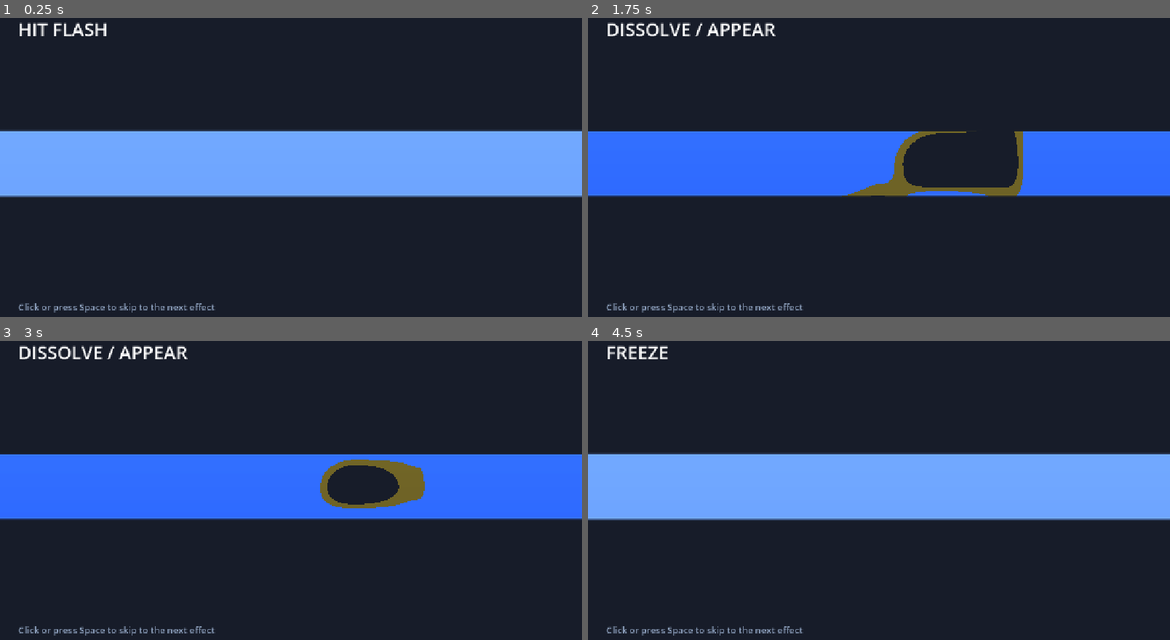
Above: before the commit, frames 1-4 (two rows, left to right).
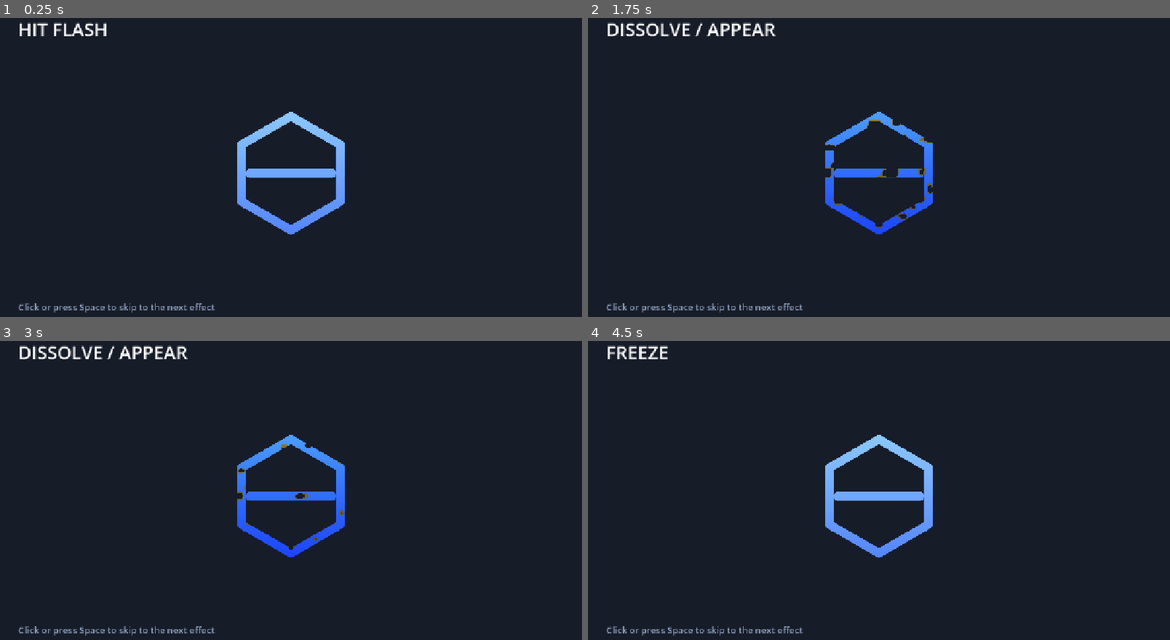
Above: after the commit, the same moments.

Repository: saltmire/saltmire-fx
Game: Godot game, scene res://demo/demo.tscn
Two runs of this game, one before a commit and one after it. Both use one fixed random seed, a clock stepped at 60 frames per second and the inputs below.
Inputs (mouse positions are in pixels of both pictures, inside the frame that each line leads up to):
- Up to frame 1 (0.25 s): no input
- Up to frame 2 (1.75 s): tap Space at 0.5, 0.77, 1.25, 1.52 s; move the mouse to (1007, 146) at 0.52 s; click (1007, 146) at 0.67 s; move the mouse to (762, 179) at 1.27 s; click (762, 179) at 1.42 s
- Up to frame 3 (3 s): tap Space at 2, 2.75 s; move the mouse to (349, 415) at 2.02 s; click (349, 415) at 2.17 s; move the mouse to (261, 553) at 2.77 s; click (261, 553) at 2.92 s
- Up to frame 4 (4.5 s): tap Space at 3.02, 3.5, 3.77, 4.25 s; move the mouse to (1053, 535) at 3.52 s; click (1053, 535) at 3.67 s; move the mouse to (704, 436) at 4.27 s; click (704, 436) at 4.42 s

The runs differ from the first frame. In frame 1, 22% of the frame differs, in the area x 0-100%, y 31-73%; in frame 2, 19%; in frame 3, 21%; in frame 4, 22%.

Commit message:
Fix demo sprite scale + add preview GIF
Sprite was 3x (overflowed viewport); set to 0.4 and recentered.
Add media/preview.gif rendered from Movie Maker capture.

Diff:
--- a/demo/demo.tscn
+++ b/demo/demo.tscn
@@ -12,8 +12,8 @@
 color = Color(0.09, 0.11, 0.16, 1)
 
 [node name="Sprite" type="Sprite2D" parent="."]
-position = Vector2(640, 360)
-scale = Vector2(3, 3)
+position = Vector2(640, 380)
+scale = Vector2(0.4, 0.4)
 texture = ExtResource("2")
 
 [node name="UI" type="CanvasLayer" parent="."]
Binary file added: media/preview.gif
